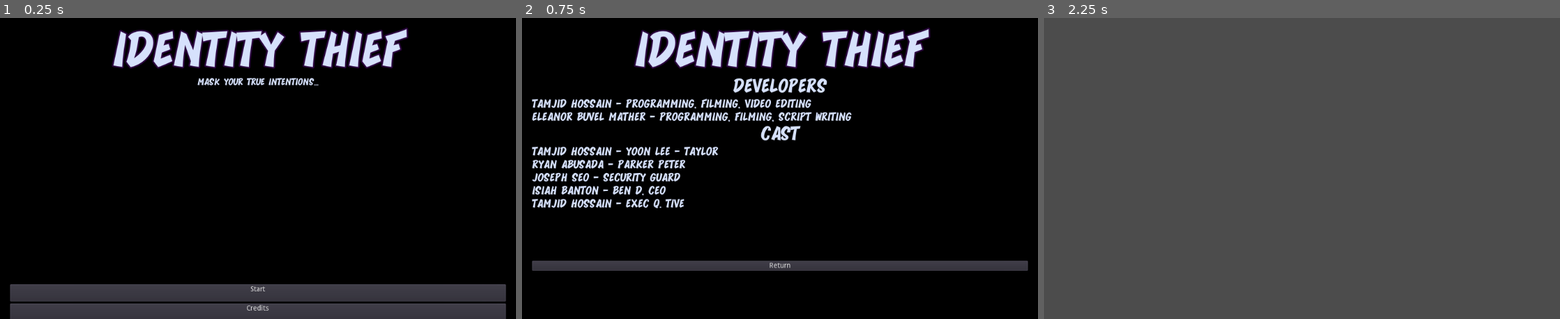
Above: before the commit, frames 1-3 (left to right).
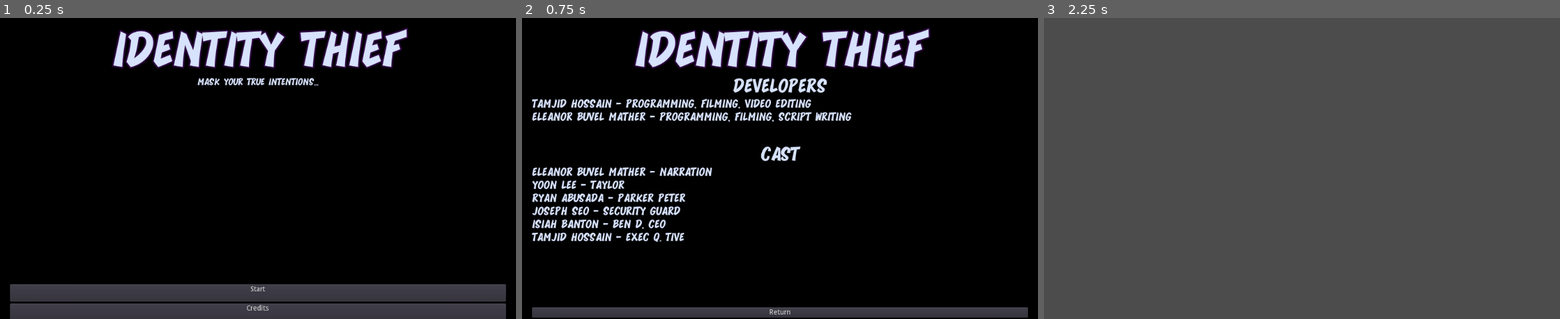
Above: after the commit, the same moments.

Repository: StrawberryNougat/mask_fmv
Game: Godot game, scene res://MainMenu.tscn
Two runs of this game, one before a commit and one after it. Both use one fixed random seed, a clock stepped at 60 frames per second and the inputs below. Video files are missing from this copy of the repository; at most half a second of black plays in their place.
Inputs:
- Up to frame 1 (0.25 s): no input
- Up to frame 2 (0.75 s): click "Credits" at 0.5 s
- Up to frame 3 (2.25 s): click "Return" at 1.25 s; click "Start" at 2 s

The runs differ from the first frame. In frame 2, 12% of the frame differs, in the area x 1-99%, y 35-100%; in frame 3, nothing differs.

Commit message:
submission 2 build with retries

Diff:
--- a/CreditsPage.tscn
+++ b/CreditsPage.tscn
@@ -18,7 +18,7 @@
 font_data = ExtResource( 2 )
 
 [sub_resource type="DynamicFont" id=4]
-size = 100
+size = 129
 outline_size = 3
 outline_color = Color( 0.168627, 0.0196078, 0.243137, 1 )
 font_data = ExtResource( 2 )
@@ -45,7 +45,7 @@
 
 [node name="VBoxContainer" type="VBoxContainer" parent="MarginContainer"]
 margin_right = 984.0
-margin_bottom = 560.0
+margin_bottom = 577.0
 rect_pivot_offset = Vector2( -601, -99 )
 
 [node name="Label" type="Label" parent="MarginContainer/VBoxContainer"]
@@ -77,36 +77,38 @@
 [node name="Developer Header2" type="Label" parent="MarginContainer/VBoxContainer"]
 margin_top = 193.0
 margin_right = 984.0
-margin_bottom = 231.0
+margin_bottom = 272.0
 custom_colors/font_color = Color( 0.843137, 0.886275, 0.992157, 1 )
 custom_fonts/font = SubResource( 2 )
-text = "Cast"
+text = "
+Cast"
 align = 1
 
 [node name="Cast" type="Label" parent="MarginContainer/VBoxContainer"]
-margin_top = 235.0
+margin_top = 276.0
 margin_right = 984.0
-margin_bottom = 362.0
+margin_bottom = 429.0
 custom_colors/font_color = Color( 0.843137, 0.886275, 0.992157, 1 )
 custom_fonts/font = SubResource( 3 )
-text = "Tamjid Hossain - Yoon Lee - Taylor
+text = "Eleanor Buvel Mather - Narration
+Yoon Lee - Taylor
 Ryan abusada - Parker Peter
 Joseph Seo - Security Guard
 Isiah Banton - Ben D, CEO
 Tamjid Hossain - Exec Q. Tive"
 
 [node name="blank" type="Label" parent="MarginContainer/VBoxContainer"]
-margin_top = 366.0
+margin_top = 433.0
 margin_right = 984.0
-margin_bottom = 460.0
+margin_bottom = 553.0
 custom_colors/font_color = Color( 0.843137, 0.886275, 0.992157, 1 )
 custom_fonts/font = SubResource( 4 )
 align = 1
 
 [node name="Start" type="Button" parent="MarginContainer/VBoxContainer"]
-margin_top = 464.0
+margin_top = 557.0
 margin_right = 984.0
-margin_bottom = 484.0
+margin_bottom = 577.0
 text = "Return"
 
 [connection signal="pressed" from="MarginContainer/VBoxContainer/Start" to="." method="_on_Start_pressed"]
--- a/Scripts/Global.gd
+++ b/Scripts/Global.gd
@@ -33,12 +33,12 @@
 		"B" : {url = "res://Videos/scenario_6_option_B.webm", buttonMessage = "Hmm okay", badEnd = true}
 	},
 	7 : {
-		"A" : {url = "res://Videos/scenario_7_option_A.webm", buttonMessage = "They’re usually quick…", badEnd = false},
+		"A" : {url = "res://Videos/scenario_7_option_A.webm", buttonMessage = "They are usually quick…", badEnd = false},
 		"B" : {url = "res://Videos/scenario_7_option_B.webm", buttonMessage = "Slow, as usual.", badEnd = true}
 	},
 	8 : {
 		# Finish good ending narration first
-		"A" : {url = "res://Videos/scenario_8_option_A.webm", buttonMessage = "*grab the chair*", badEnd = true},
+		"A" : {url = "res://Videos/scenario_8_option_A.webm", buttonMessage = "*grab the chair*", badEnd = false},
 		"B" : {url = "res://Videos/scenario_8_option_B.webm", buttonMessage = "*grab the Plushie*", badEnd = true}
 	}
 
--- a/Scripts/video_player.gd
+++ b/Scripts/video_player.gd
@@ -7,6 +7,7 @@
 var bad_end;
 #var scenario_num;
 var option_chosen;
+var true_end;
 # Declare member variables here. Examples:
 # var a = 2
 # var b = "text"
@@ -18,7 +19,7 @@
 	current_video = get_stream();
 	A_video = Global.videos[1]["A"];
 	B_video = Global.videos[1]["B"];
-
+	true_end = false;
 	Global.scenario_num = 1;
 	option_chosen = 0;
 	play();
@@ -34,7 +35,6 @@
 
 func _on_ButtonA_pressed():
 	if (!is_playing()):
-
 		A_video = Global.findVideo(Global.scenario_num, "A");
 		if A_video.empty():
 			return;
@@ -42,8 +42,11 @@
 		current_video = get_stream();
 		play();
 		bad_end = A_video.badEnd;
-		if(Global.scenario_num < 8):
+		if(Global.scenario_num == 8):
+			true_end = true;
+		if(Global.scenario_num < 8 && !bad_end):
 			Global.scenario_num += 1;
+
 
 
 func _on_ButtonB_pressed():
@@ -55,10 +58,12 @@
 		current_video = get_stream();
 		bad_end = B_video.badEnd; # Replace with function body.
 		play(); # Replace with function body.
-		if(Global.scenario_num < 8):
+		if(Global.scenario_num < 8 && !bad_end):
 			Global.scenario_num += 1;
 
 
 func _on_VideoPlayer_finished():
-	if(bad_end):
-		get_tree().change_scene("res://MainMenu.tscn"); # Replace with function body.
+	#if(bad_end && Global.scenario_num < 8):
+	#	get_tree().change_scene("res://MainMenu.tscn"); # Replace with function body.
+	if(true_end):
+		get_tree().change_scene("res://CreditsPage.tscn");
--- a/project.godot
+++ b/project.godot
@@ -26,6 +26,11 @@
 window/stretch/mode="viewport"
 window/stretch/aspect="expand"
 
+[global]
+
+feed=false
+feedback=false
+
 [gui]
 
 common/drop_mouse_on_gui_input_disabled=true
@@ -36,4 +41,6 @@
 
 [rendering]
 
+quality/intended_usage/framebuffer_allocation=1
+quality/intended_usage/framebuffer_allocation.mobile=1
 environment/default_environment="res://default_env.tres"
Not shown, changed: export_presets.cfg
